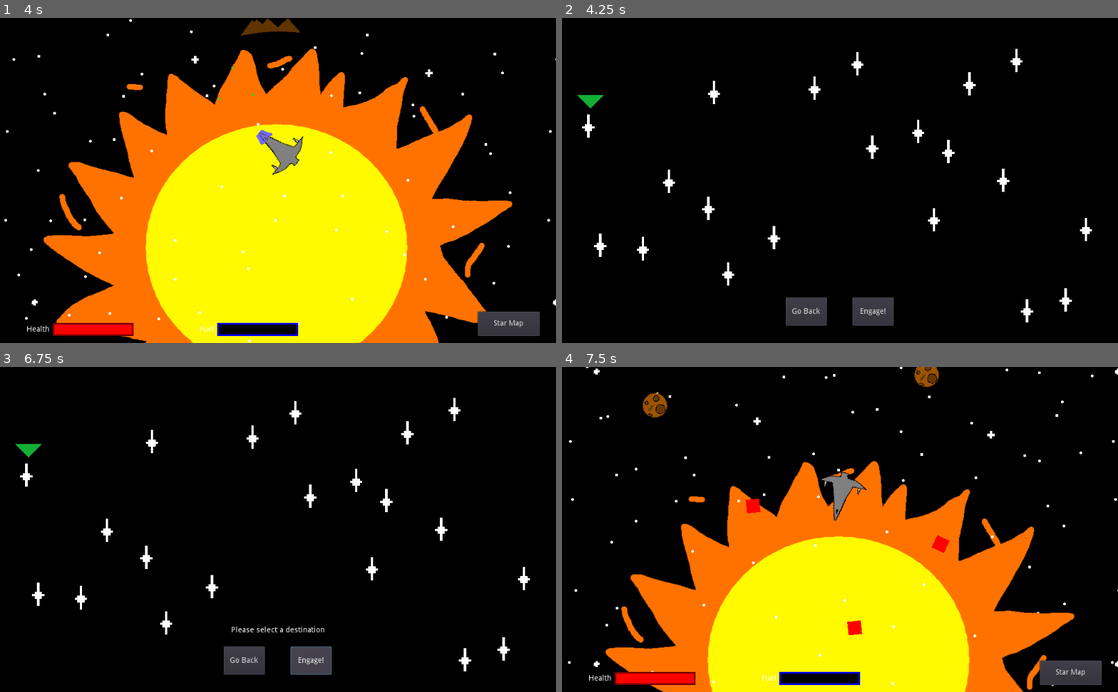
Above: before the commit, frames 1-4 (two rows, left to right).
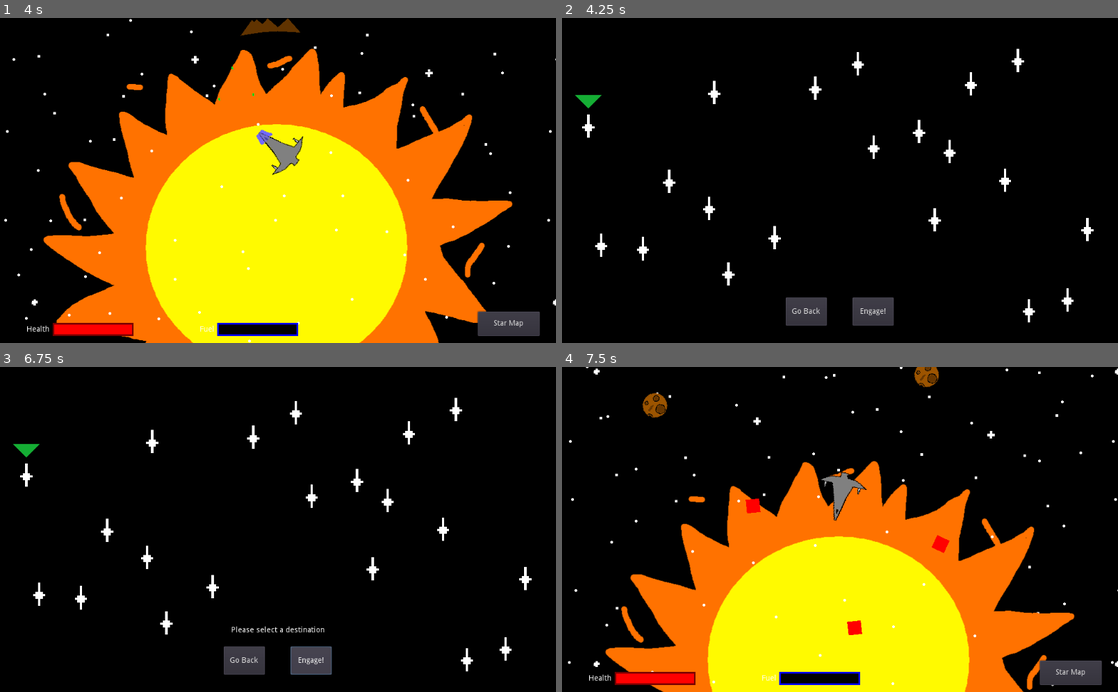
Above: after the commit, the same moments.

Repository: jlpatter/GodotSpaceShooter
Game: Godot game, scene res://src/Misc/GippiesSplash.tscn
Two runs of this game, one before a commit and one after it. Both use one fixed random seed, a clock stepped at 60 frames per second and the inputs below.
Inputs (mouse positions are in pixels of both pictures, inside the frame that each line leads up to):
- Up to frame 1 (4 s): tap Enter at 0.5, 2 s; hold D (move_right) 0.53-1.28 s; tap Space (shoot) at 0.6, 1.25, 1.35, 2.1, 2.75, 2.85, 3.6 s; hold A (move_left) 1.28-2.03 s; hold D (move_right) 2.03-2.78 s; hold W (move_up) 2.78-3.53 s; hold A (move_left) from 3.53 s (still down)
- Up to frame 2 (4.25 s): keep holding A (move_left); tap M (map) at 4.15 s
- Up to frame 3 (6.75 s): tap Space (shoot) at 4.35 s; release A (move_left) at 5 s; click "Star Map" at 5 s; click (27, 474) at 5.77 s; click "Engage!" at 6.5 s
- Up to frame 4 (7.5 s): click "Go Back" at 7.25 s

Frame 1 is identical in both runs. In frame 2, 0.8% of the frame differs, in the area x 2-96%, y 9-94%; in frame 3, 0.8%; in frame 4, nothing differs.

Commit message:
Fixed current location pointer position

Diff:
--- a/src/Levels/DestinationMarker.tscn
+++ b/src/Levels/DestinationMarker.tscn
@@ -6,7 +6,7 @@
 [ext_resource path="res://Assets/StarVisited.png" type="Texture" id=4]
 
 [node name="DestinationMarker" type="Control"]
-margin_right = 52.0
+margin_right = 49.0
 margin_bottom = 91.0
 script = ExtResource( 3 )
 __meta__ = {
--- a/src/Levels/Map.gd
+++ b/src/Levels/Map.gd
@@ -20,7 +20,7 @@
 				dest_marker.rect_position = Vector2(x_loc, y_loc)
 			if i == 0:
 				dest_marker.is_current = true
-				$CurrentPointer.position.x = dest_marker.rect_position.x + dest_marker.rect_size.x / 2.0 + 2.5
+				$CurrentPointer.position.x = dest_marker.rect_position.x + dest_marker.rect_size.x / 2.0
 				$CurrentPointer.position.y = dest_marker.rect_position.y - 15.0
 			var location = LevelVariables.Location.new()
 			location.is_current = dest_marker.is_current
@@ -37,7 +37,7 @@
 				dest_marker.get_node("Button").hide()
 				dest_marker.get_node("StarVisited").show()
 			if dest_marker.is_current:
-				$CurrentPointer.position.x = dest_marker.rect_position.x + dest_marker.rect_size.x / 2.0 + 2.5
+				$CurrentPointer.position.x = dest_marker.rect_position.x + dest_marker.rect_size.x / 2.0
 				$CurrentPointer.position.y = dest_marker.rect_position.y - 15.0
 
 func _on_EngageButton_pressed():
